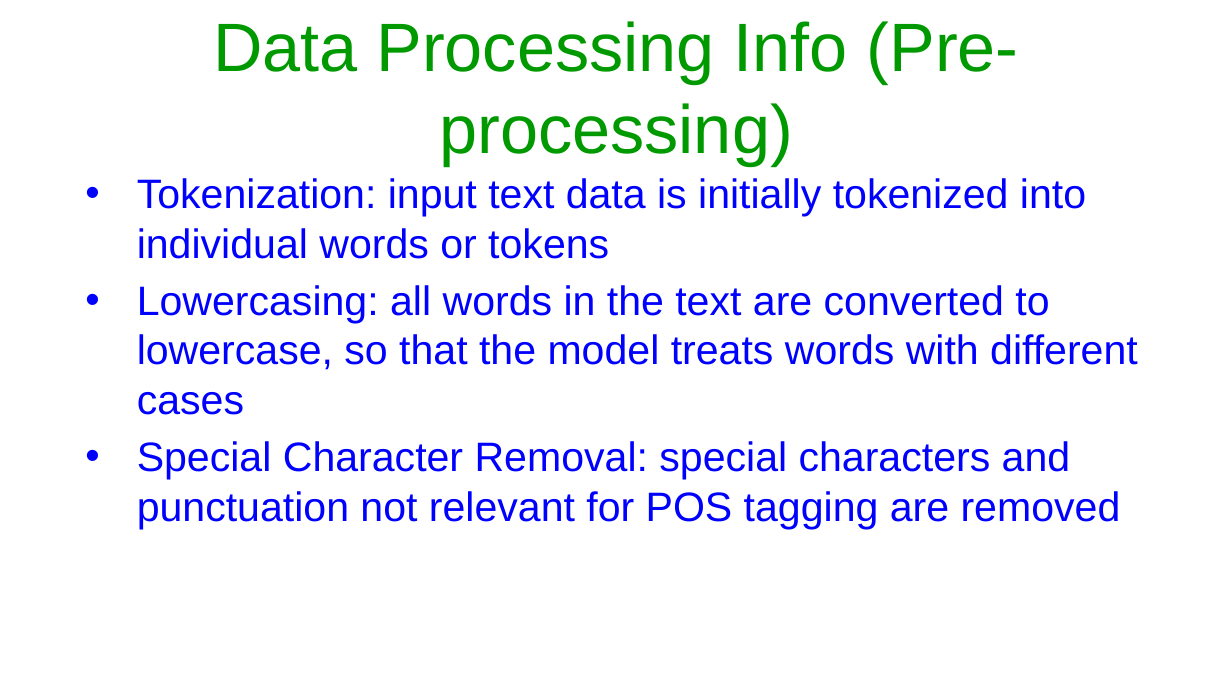
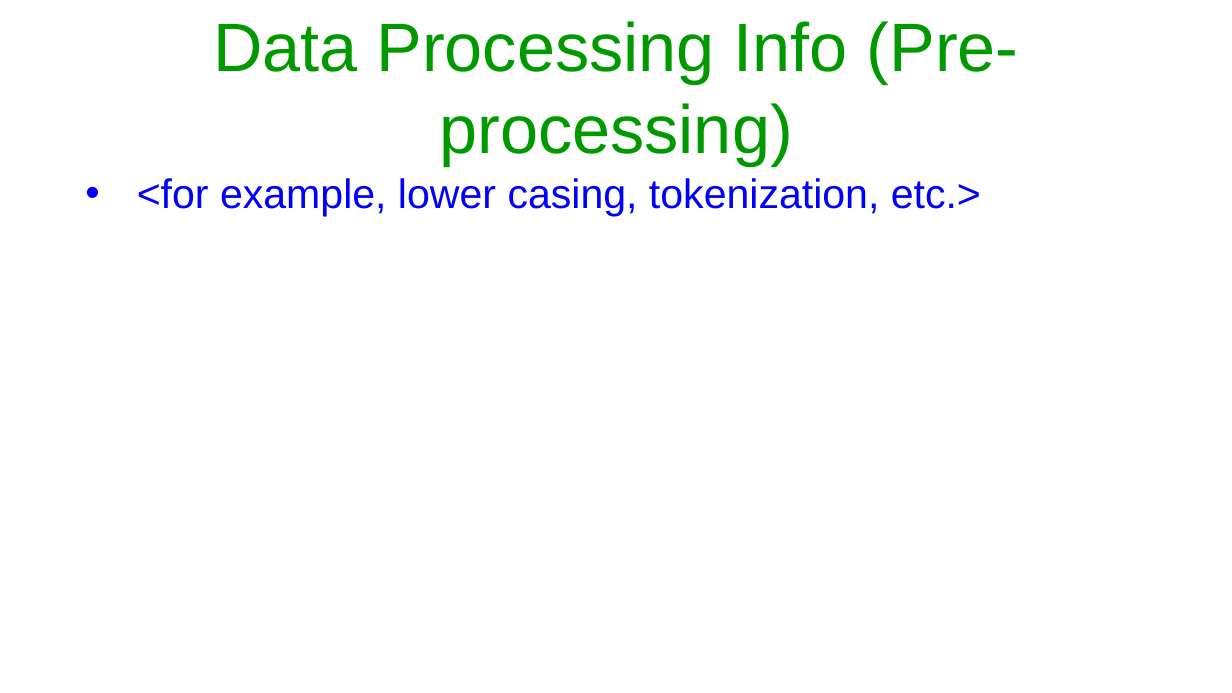
Before and after one commit to Arshim28/POS-Tagger, a slide deck: slide 7 of Assignment 2-PoS tagging.pptx. Drawn at 1232x693 pixels with LibreOffice and Linux fonts; fonts in the diff are those of the drawing. Boxes give left, top, right and bottom in pixels: in the first picture for what was removed or moved away, otherwise in the second. Text is boxed around its words. In the diff, an @@ line names an element or a change of style, - is before the commit and + after.

```diff
--- a/Assignment 2-PoS tagging.pptx
+++ b/Assignment 2-PoS tagging.pptx
@@ text at <box>137,178,981,217</box>: text changed @@
-• Tokenization: input text data is initially tokenized into individual words or tokens
-• Lowercasing: all words in the text are converted to lowercase, so that the model treats words with different cases
-• Special Character Removal: special characters and punctuation not relevant for POS tagging are removed
+• <for example, lower casing, tokenization, etc.>
```
Also in this commit, not shown: 3 other slides changed, 2 slides added, 2 slides removed.
